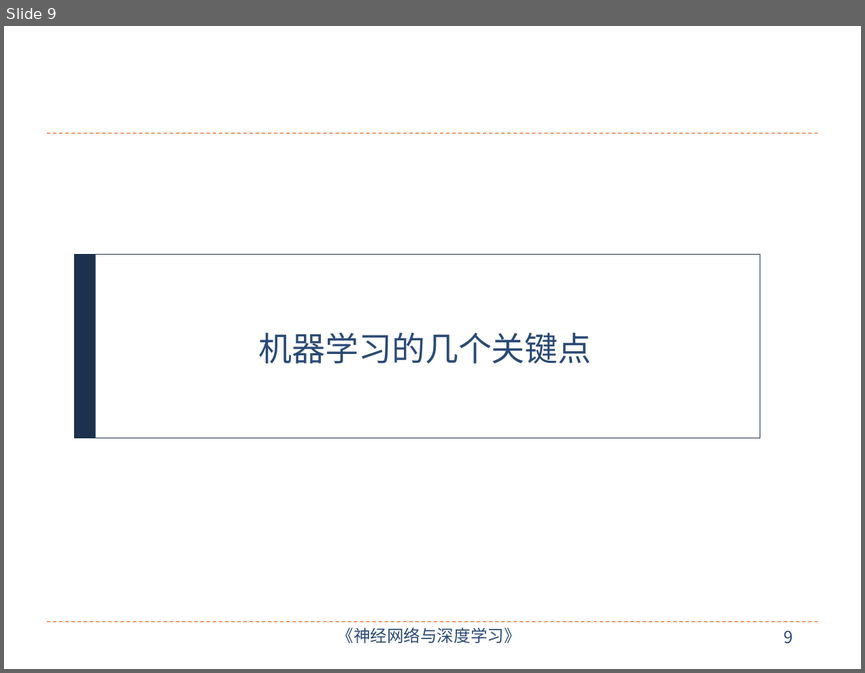
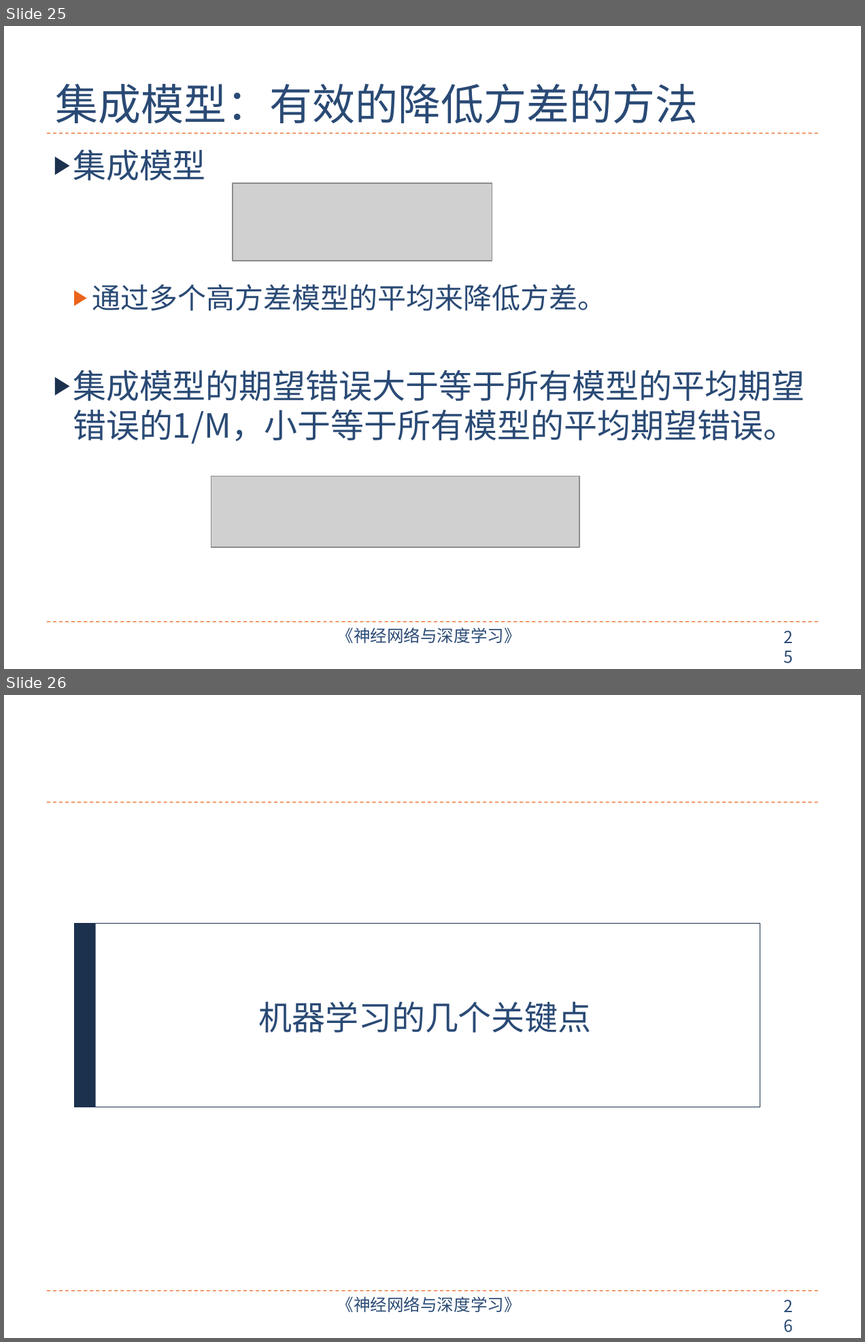
Before and after one commit to nndl/nndl.github.io, a slide deck: ppt/chap-机器学习概述.pptx. Shown one above the other, each under a label of ours: slide 9 before the commit, slides 25 and 26 after it. The pictures are 865x673 and 865x1342 pixels, drawn with LibreOffice and Linux fonts; fonts in the diff are those of the drawing; grey boxes stand for pictures. Boxes give left, top, right and bottom in pixels: in the first picture for what was removed or moved away, otherwise in the second. Text is boxed around its words. In the diff, an @@ line names an element or a change of style, - is before the commit and + after.

```diff
--- a/ppt/chap-机器学习概述.pptx
+++ b/ppt/chap-机器学习概述.pptx
@@ slide 25 added at <box>4,26,861,669</box>, background #FFFFFF; not listed: 4 template elements that a slide beside it also shows @@
@@ title added at <box>56,84,698,123</box>, 36 pt, text #2A4A75 @@
+集成模型：有效的降低方差的方法
@@ text added at <box>73,150,805,444</box>, 28 pt, text #2A4A75 @@
+▶ 集成模型
+  ▶ 通过多个高方差模型的平均来降低方差。
+▶ 集成模型的期望错误大于等于所有模型的平均期望错误的1/M，小于等于所有模型的平均期望错误。
@@ picture added at <box>232,183,492,260</box> @@
@@ picture added at <box>211,476,580,547</box> @@
@@ what was slide 9 is now slide 26 @@
@@ page number at <box>783,1299,793,1312</box>: text changed @@
-9
+26
```
Also in this commit, not shown: 11 slides changed, 13 other slides added, 5 slides removed, 5 other files.
